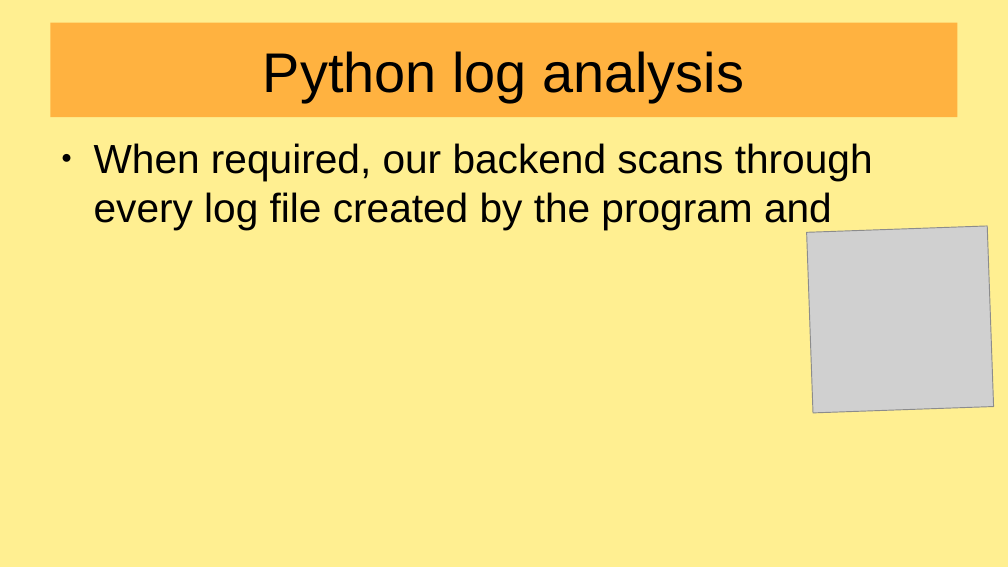
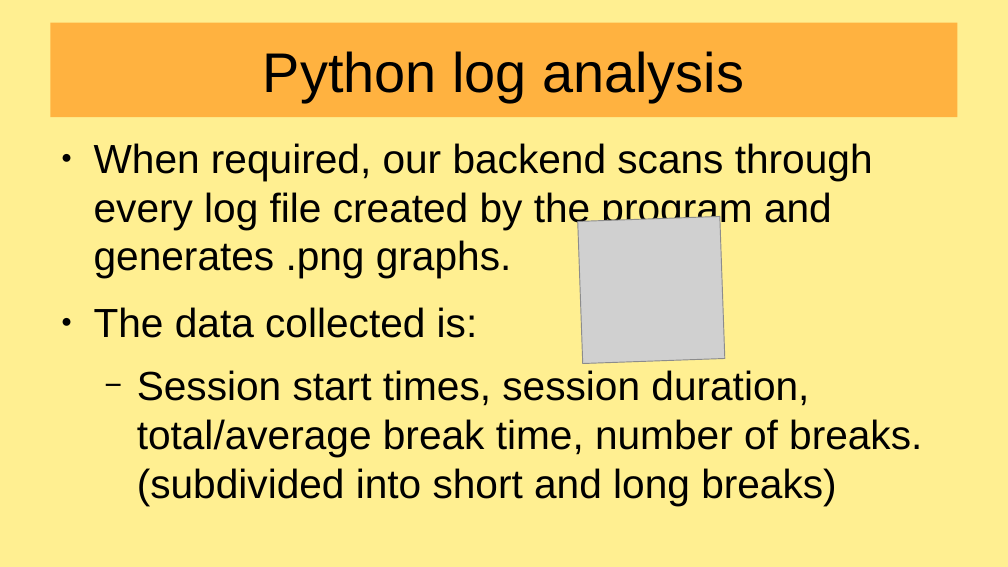
Before and after one commit to awedpotato767/Crazy-cat-people-WiT25, a slide deck: slide 8 of presentation.odp. Drawn at 1008x567 pixels with LibreOffice and Linux fonts; fonts in the diff are those of the drawing; grey boxes stand for pictures. Boxes give left, top, right and bottom in pixels: in the first picture for what was removed or moved away, otherwise in the second. Text is boxed around its words. In the diff, an @@ line names an element or a change of style, - is before the commit and + after.

Commit message:
worked on presentation and improved graph

```diff
--- a/presentation.odp
+++ b/presentation.odp
@@ text at [94,143,922,506]: text changed @@
-● When required, our backend scans through every log file created by the program and
+● When required, our backend scans through every log file created by the program and generates .png graphs.
+● The data collected is:
+  − Session start times, session duration, total/average break time, number of breaks. (subdivided into short and long breaks)
@@ picture: place and size @@
-picture at [807,226,995,414]
+picture at [578,216,726,364]
```
Also in this commit, not shown: 1 slide added, 4 other files.
